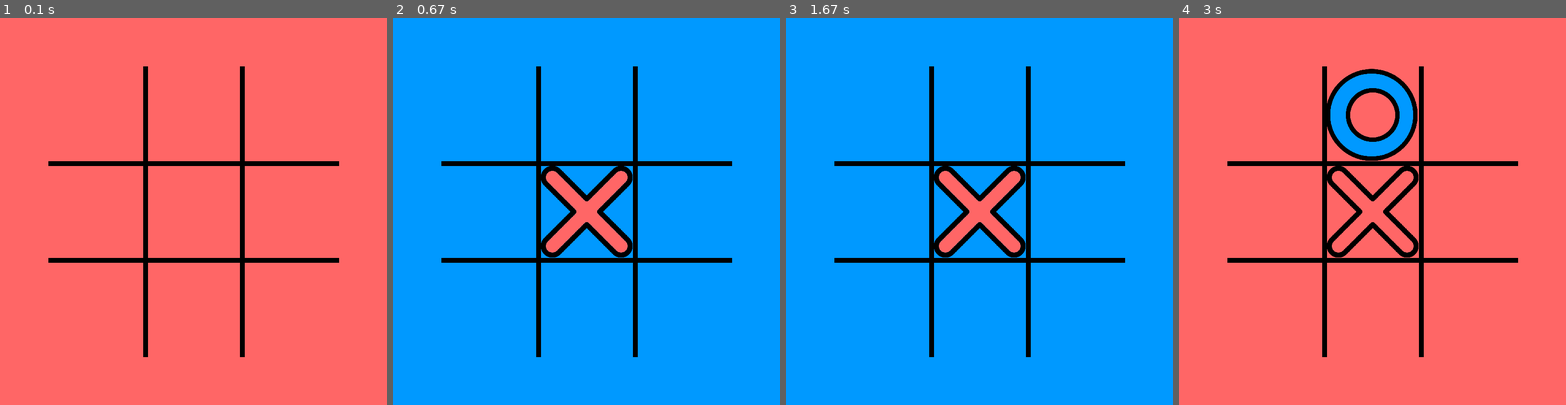
Above: before the commit, frames 1-4 (left to right).
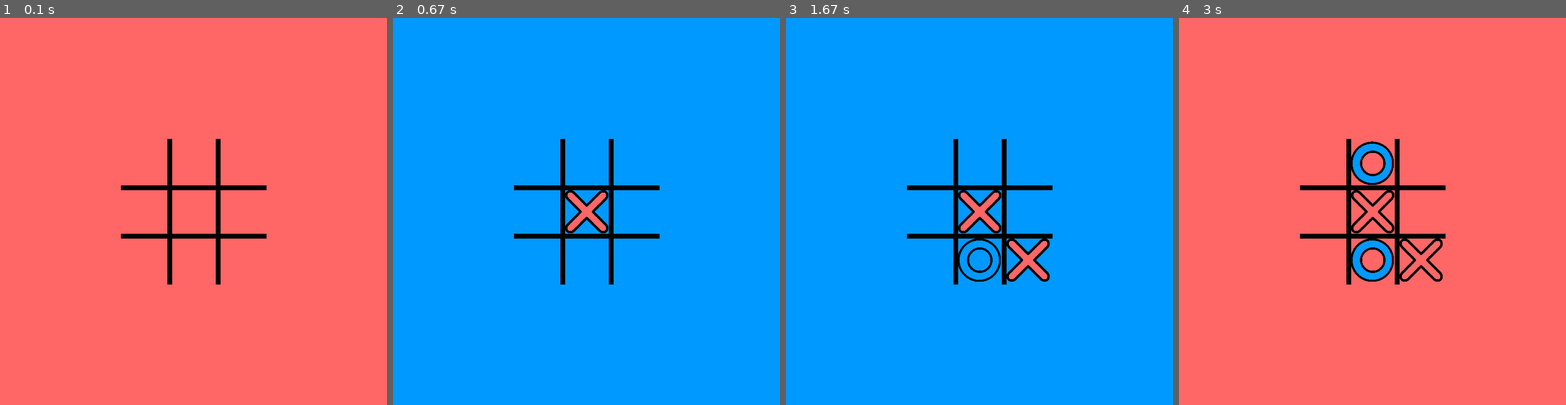
Above: after the commit, the same moments.

Repository: WingiM/PygameMiniGames
Game: pygame game, started from Templates/TicTacToe.py
The game is run twice, just before and just after one commit, with the same random seed, the same clock (stepped at 60 frames per second) and the same inputs.
Inputs (mouse positions are in pixels of both pictures, inside the frame that each line leads up to):
- Up to frame 1 (0.1 s): no input
- Up to frame 2 (0.67 s): click (586, 211) at 0.38 s
- Up to frame 3 (1.67 s): click (979, 238) at 0.72 s; click (1025, 246) at 1.55 s
- Up to frame 4 (3 s): click (1360, 145) at 2.88 s

The runs differ from the first frame. In frame 1, 5.3% of the frame differs, in the area x 12-88%, y 12-88%; in frame 2, 7.0%; in frame 3, 7.6%; in frame 4, 11%.

Commit message:
Minor changes in TicTacToe.py

Diff:
--- a/Templates/TicTacToe.py
+++ b/Templates/TicTacToe.py
@@ -3,7 +3,7 @@
 import pygame
 from Templates.Board import Board
 
-CELL_SIZE = 200
+CELL_SIZE = 100
 COLORS = {'red': (255, 102, 102),
           'blue': (0, 153, 255)}
 
@@ -35,7 +35,7 @@
     def __init__(self, screen):
         super().__init__(3, 3, screen)
         self.turn = 'red'
-        self.outline = 10
+        self.outline = self.cell_size // 10
         self.cross = pygame.transform.scale(TicTacToeBoard.cross,
                                             (self.cell_size - self.outline, self.cell_size - self.outline))
         self.nought = pygame.transform.scale(TicTacToeBoard.nought,
@@ -47,6 +47,7 @@
         self.left = left
         self.top = top
         self.cell_size = cell_size
+        self.outline = self.cell_size // 10
         self.cross = pygame.transform.scale(TicTacToeBoard.cross,
                                             (self.cell_size - self.outline, self.cell_size - self.outline))
         self.nought = pygame.transform.scale(TicTacToeBoard.nought,
@@ -89,7 +90,8 @@
         if cell:
             x, y = cell
             if not self.board[y][x]:
-                self.board[y][x] = 1 if self.turn == 'red' else 2
+                if self.working:
+                    self.board[y][x] = 1 if self.turn == 'red' else 2
                 self.check_win()
                 if self.working:
                     self.turn = 'blue' if self.turn == 'red' else 'red'
